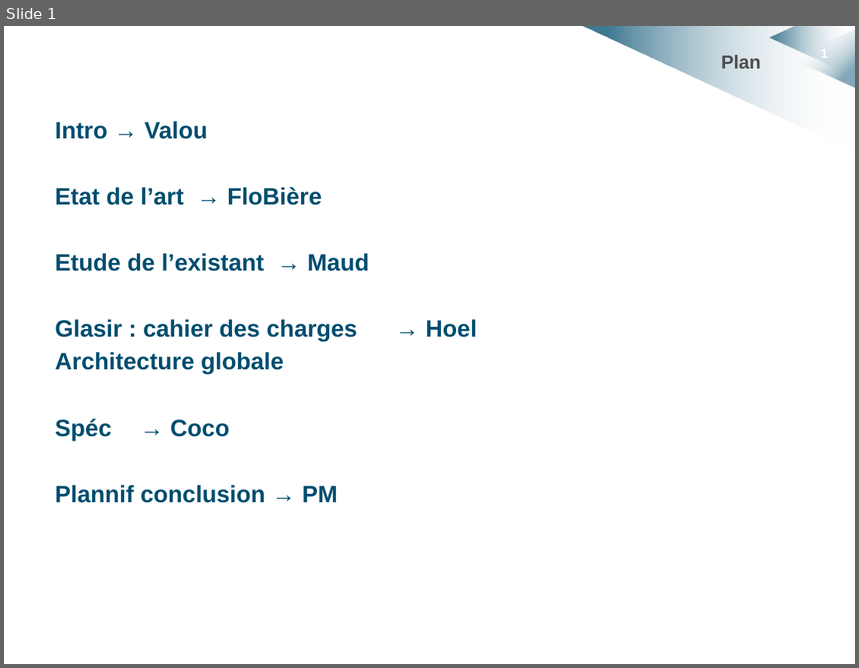
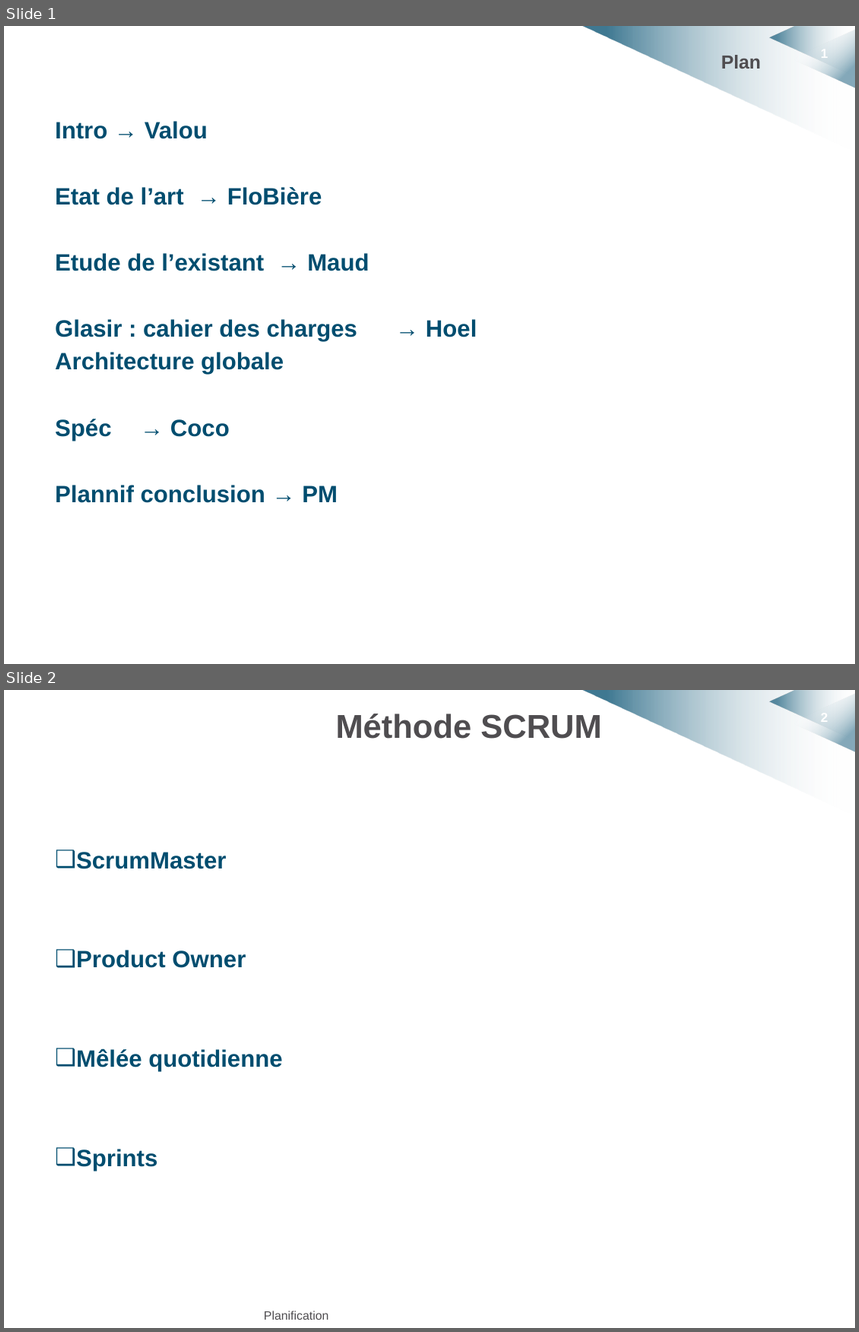
Before and after one commit to HKervadec/korrigolo, a slide deck: soutenances/projet_decembre/planif_et_conclu.pptx. Shown one above the other, each under a label of ours: slide 1 before the commit, slides 1 and 2 after it. The pictures are 859x668 and 859x1332 pixels, drawn with LibreOffice and Linux fonts; fonts in the diff are those of the drawing; background and template pictures are left out. Boxes give left, top, right and bottom in pixels: in the first picture for what was removed or moved away, otherwise in the second. Text is boxed around its words. In the diff, an @@ line names an element or a change of style, - is before the commit and + after.

Commit message:
planif soutenances projet

```diff
--- a/soutenances/projet_decembre/planif_et_conclu.pptx
+++ b/soutenances/projet_decembre/planif_et_conclu.pptx
@@ slide 2 added at box(4, 690, 855, 1328), background #FFFFFF; not listed: 4 template elements that a slide beside it also shows @@
@@ title added at box(336, 714, 602, 739), 28 pt, text #4F4D50, bold @@
+Méthode SCRUM
@@ text added at box(76, 852, 282, 1171), 20 pt, text #004D6F, bold @@
+❑ ScrumMaster
+❑ Product Owner
+❑ Mêlée quotidienne
+❑ Sprints
@@ text added at box(264, 1311, 329, 1320), 10.2 pt, text #4F4D50 @@
+Planification
```
Also in this commit, not shown: 5 other slides added, 2 other files.
